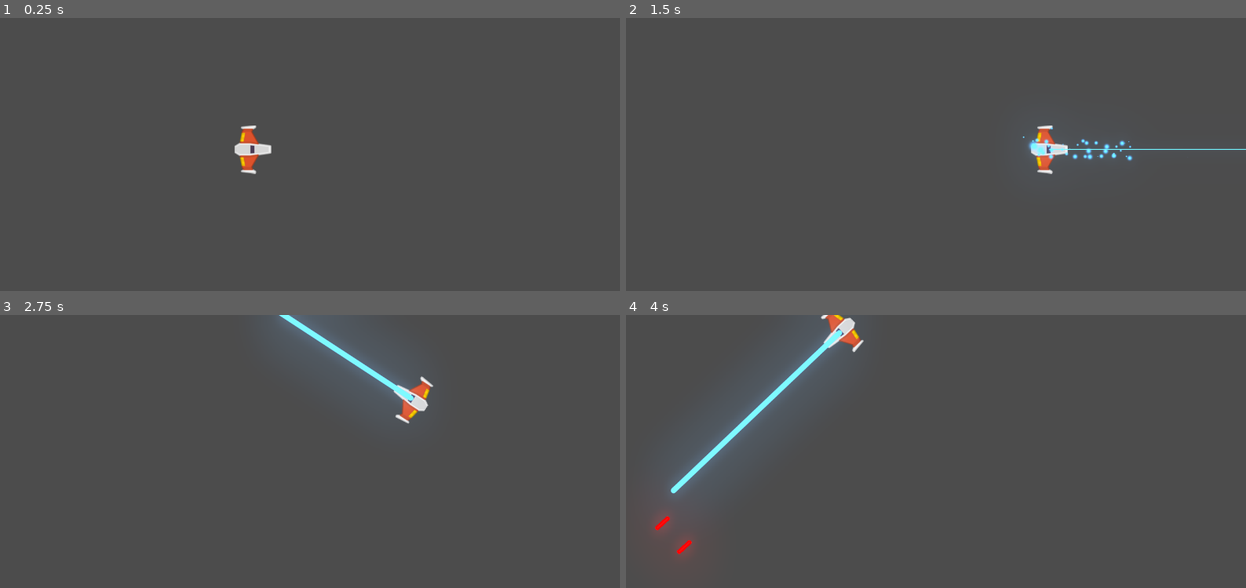
Above: before the commit, frames 1-4 (two rows, left to right).
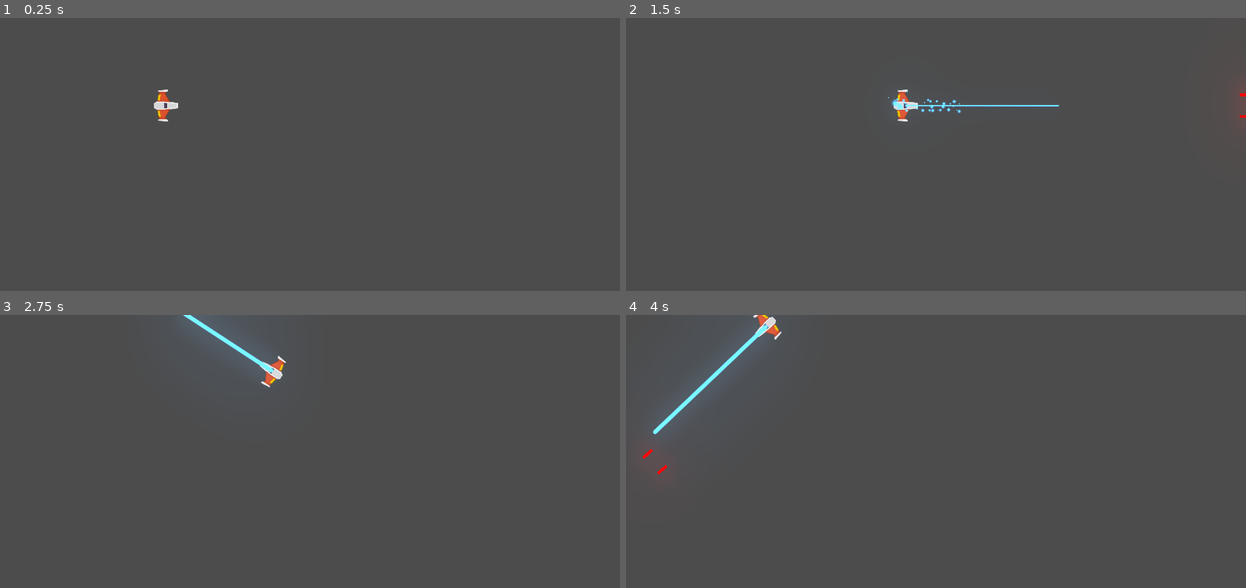
Above: after the commit, the same moments.

Repository: l3leti/pixellab3
Game: Godot game, scene res://Juego/Niveles/NivelTemporal.tscn
Two runs of this game, one before a commit and one after it. Both use one fixed random seed, a clock stepped at 60 frames per second and the inputs below.
Inputs (mouse positions are in pixels of both pictures, inside the frame that each line leads up to):
- Up to frame 1 (0.25 s): no input
- Up to frame 2 (1.5 s): tap Enter at 0.5 s; move the mouse to (1072, 176) at 0.52 s; hold W (mover_adelante) 0.53-1.28 s; tap P (disparo_principal) at 0.6 s; move the mouse to (805, 211) at 1.27 s; hold S (mover_atras) from 1.28 s (still down); right-click (805, 211) at 1.35 s
- Up to frame 3 (2.75 s): move the mouse to (365, 413) at 2.02 s; release S (mover_atras) at 2.03 s; hold W (mover_adelante) from 2.03 s (still down); hold A (rotar_antihorario) from 2.03 s (still down)
- Up to frame 4 (4 s): move the mouse to (898, 563) at 2.77 s; release A (rotar_antihorario) at 2.78 s; tap D (rotar_horario) at 2.85 s; move the mouse to (1122, 544) at 3.52 s; release W (mover_adelante) at 3.53 s; hold S (mover_atras) from 3.53 s (still down); tap P (disparo_principal) at 3.6 s

The runs differ from the first frame. In frame 1, 0.8% of the frame differs, in the area x 24-44%, y 26-58%; in frame 2, 1.5%; in frame 3, 3.3%; in frame 4, 4.0%, in the area x 2-39%, y 0-90%.

Commit message:
creo nuevos proyectiles

Diff:
--- a/Juego/Naves/Player/Player.tscn
+++ b/Juego/Naves/Player/Player.tscn
@@ -10,6 +10,7 @@
 radius = 37.0
 
 [node name="Player" type="RigidBody2D"]
+collision_mask = 22
 physics_material_override = ExtResource( 2 )
 gravity_scale = 0.0
 can_sleep = false
--- a/Juego/Proyectiles/Laser/LaserBeam2D.tscn
+++ b/Juego/Proyectiles/Laser/LaserBeam2D.tscn
@@ -63,6 +63,7 @@
 [node name="LaserBeam2D" type="RayCast2D"]
 enabled = true
 cast_to = Vector2( 0, 0 )
+collision_mask = 6
 script = ExtResource( 1 )
 
 [node name="FillLine2D" type="Line2D" parent="."]
--- a/Juego/Proyectiles/Proyectil.tscn
+++ b/Juego/Proyectiles/Proyectil.tscn
@@ -8,6 +8,7 @@
 height = 27.6917
 
 [node name="Proyectil" type="Area2D"]
+z_as_relative = false
 script = ExtResource( 2 )
 
 [node name="Sprite" type="Sprite" parent="."]
--- /dev/null
+++ b/Juego/Proyectiles/ProyectilEnemigo.tscn
@@ -0,0 +1,16 @@
+[gd_scene load_steps=3 format=2]
+
+[ext_resource path="res://Juego/Proyectiles/Proyectil.tscn" type="PackedScene" id=1]
+[ext_resource path="res://Juego/Proyectiles/Laser/laserGreen0008.png" type="Texture" id=2]
+
+[node name="ProyectilEnemigo" instance=ExtResource( 1 )]
+z_index = 38
+collision_layer = 16
+collision_mask = 5
+
+[node name="Sprite" parent="." index="0"]
+modulate = Color( 0, 1.2, 0.62, 1 )
+texture = ExtResource( 2 )
+
+[node name="VisibilityNotifier2D" parent="." index="2"]
+visible = false
--- /dev/null
+++ b/Juego/Proyectiles/ProyectilPlayer.tscn
@@ -0,0 +1,7 @@
+[gd_scene load_steps=2 format=2]
+
+[ext_resource path="res://Juego/Proyectiles/Proyectil.tscn" type="PackedScene" id=1]
+
+[node name="ProyectilPlayer" instance=ExtResource( 1 )]
+collision_layer = 8
+collision_mask = 6
--- a/project.godot
+++ b/project.godot
@@ -60,6 +60,8 @@
 window/size/always_on_top=true
 window/size/test_width=1280
 window/size/test_height=720
+window/stretch/mode="2d"
+window/stretch/aspect="keep"
 
 [gui]
 
Binary file added: Juego/Proyectiles/Laser/laserGreen0008.png
Not shown, added: Juego/Proyectiles/Laser/laserGreen0008.png.import
